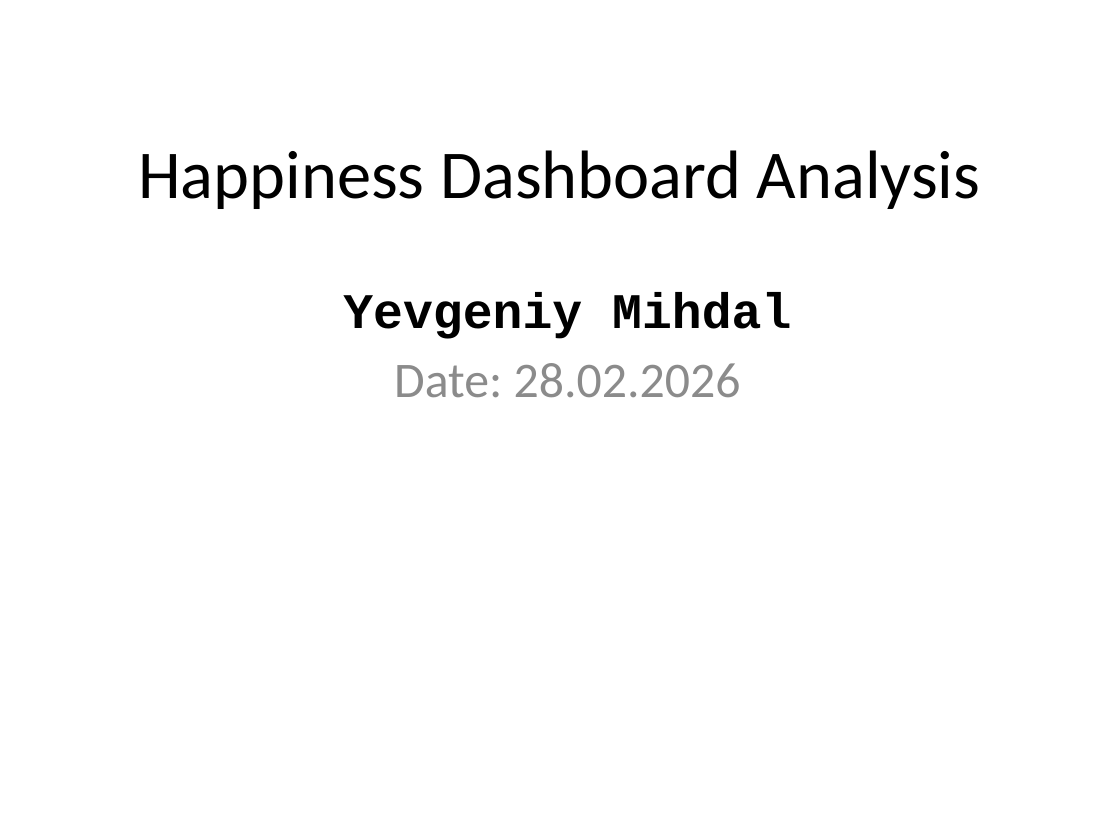
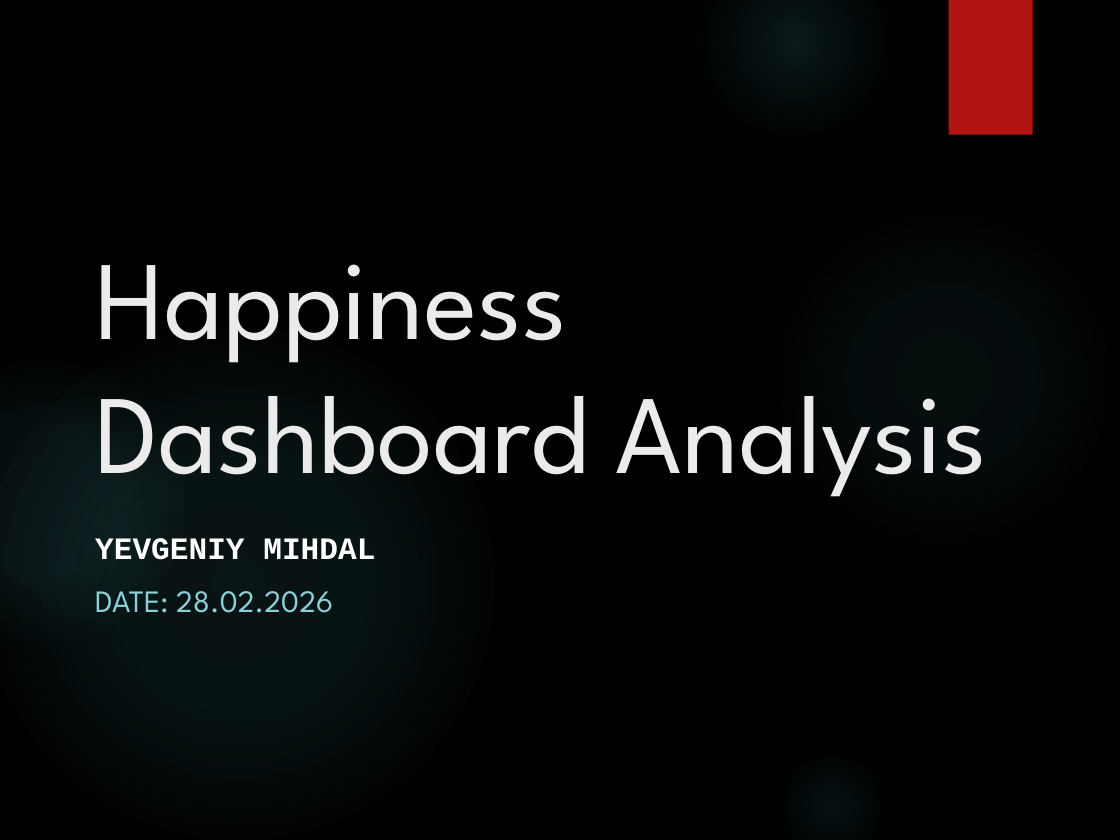
Before and after one commit to EvMiga/World-Happiness-Analysis, a slide deck: slide 1 of Happiness_Dashboard_Analysis.pptx. Drawn at 1120x840 pixels with LibreOffice and Linux fonts; fonts in the diff are those of the drawing; background and template pictures are left out. Boxes give left, top, right and bottom in pixels: in the first picture for what was removed or moved away, otherwise in the second. Text is boxed around its words. In the diff, an @@ line names an element or a change of style, - is before the commit and + after.

```diff
--- a/Happiness_Dashboard_Analysis.pptx
+++ b/Happiness_Dashboard_Analysis.pptx
@@ background #FFFFFF to picture (left out) @@
@@ ellipse added at (697,0,893,140), fill gradient #50B9C1 @@
@@ rectangle added at (949,0,1033,134), fill #B01513 @@
@@ title "Happiness Dashboard Analysis" at (95,264,988,497): size 44 to 72 pt, font Calibri to League Spartan, text colour #000000 to #EBEBEB; alignment centre to left; vertical alignment middle to bottom @@
@@ ellipse added at (772,205,1117,550), fill gradient #50B9C1 @@
@@ ellipse added at (0,327,494,840), fill gradient #50B9C1 @@
@@ ellipse added at (0,355,186,644), fill gradient #50B9C1 @@
@@ subtitle at (95,538,375,613): text changed; size 32 to 20 pt; font Calibri to League Spartan; text colour #8C8C8C to #8AD0D6 @@
-Yevgeniy Mihdal
-Date: 28.02.2026
+YEVGENIY MIHDAL
+DATE: 28.02.2026
@@ ellipse added at (772,747,893,840), fill gradient #50B9C1 @@
```
Also in this commit, not shown: 15 other slides changed, 4 slides added, 4 slides removed.
